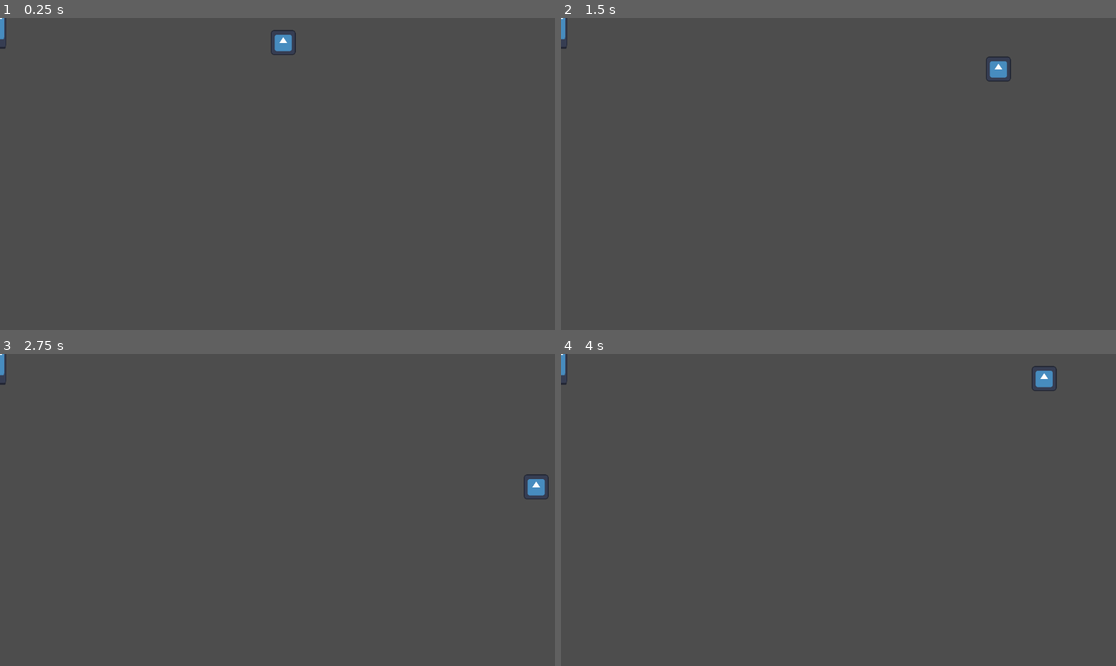
Above: before the commit, frames 1-4 (two rows, left to right).
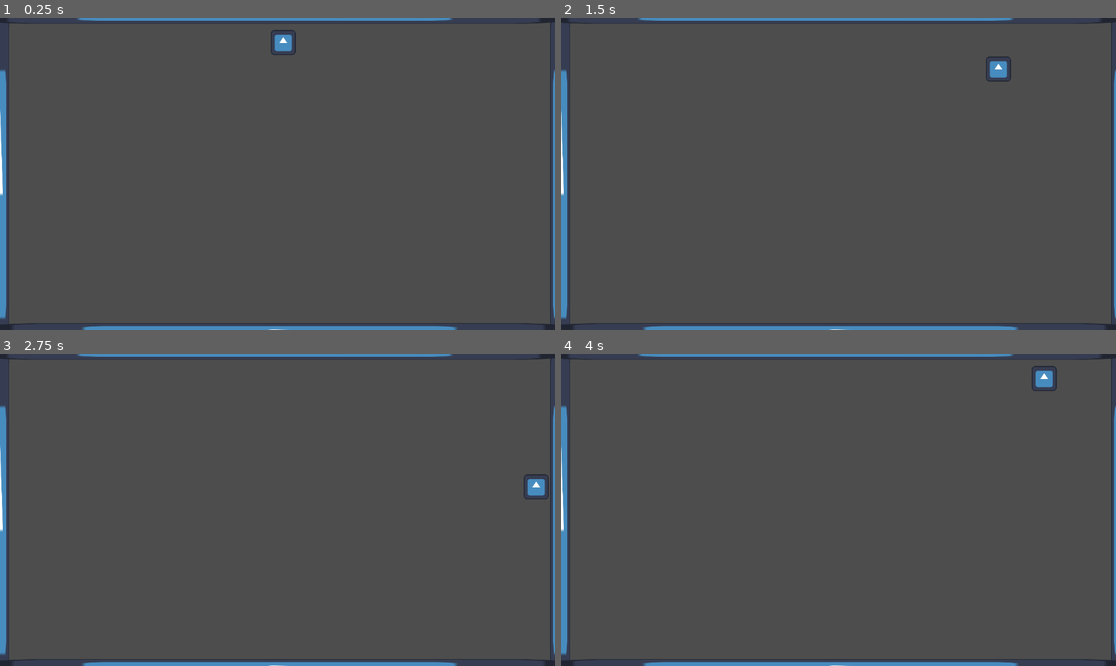
Above: after the commit, the same moments.

Repository: SamCPollock/MeerkaChase
Game: Godot game, scene res://RootScene.tscn
Same seed, same stepped clock (60 frames per second), same inputs: the game is played once before the commit and once after it. The engine's default icon, where the game draws it, is replaced by a stand-in: a white triangle on a blue panel in a dark square.
Inputs:
- Up to frame 1 (0.25 s): no input
- Up to frame 2 (1.5 s): hold D (right) 0.53-1.28 s; hold S (down) from 1.28 s (still down)
- Up to frame 3 (2.75 s): release S (down) at 2.03 s; hold D (right) from 2.03 s (still down)
- Up to frame 4 (4 s): release D (right) at 2.78 s; hold W (up) 2.78-3.53 s; hold A (left) from 3.53 s (still down)

The runs differ from the first frame. In frame 1, 3.6% of the frame differs, in the area x 0-100%, y 0-100%; in frame 2, 3.6%; in frame 3, 3.6%; in frame 4, 3.6%.
Error after the commit: Invalid call. Nonexistent function 'is_type' in base 'Area2D'. (res://Player.gd:30)

Commit message:
oops, the actual changes for the last commit

Diff:
--- a/Player.gd
+++ b/Player.gd
@@ -23,3 +23,9 @@
 		direction = (Vector2.LEFT)
 	if Input.is_action_just_pressed("right") and direction != Vector2.LEFT:
 		direction = (Vector2.RIGHT)
+
+
+
+func _on_area_2d_area_entered(area):
+	if (area.is_type("Wall.tscn")):
+		print("I died!")
--- a/Player.tscn
+++ b/Player.tscn
@@ -31,3 +31,11 @@
 
 [node name="Sprite2D" type="Sprite2D" parent="."]
 texture = ExtResource("1_hl6kg")
+
+[node name="Area2D" type="Area2D" parent="."]
+
+[node name="CollisionShape2D" type="CollisionShape2D" parent="Area2D"]
+shape = SubResource("CircleShape2D_nbel6")
+script = SubResource("GDScript_p3qd5")
+
+[connection signal="area_entered" from="Area2D" to="." method="_on_area_2d_area_entered"]
--- a/RootScene.tscn
+++ b/RootScene.tscn
@@ -8,4 +8,20 @@
 [node name="Player" parent="." instance=ExtResource("1_4gcoe")]
 position = Vector2(513, 51)
 
+[node name="Wall" parent="." instance=ExtResource("2_ot8sh")]
+position = Vector2(0, 354)
+scale = Vector2(1.48, 6.12)
+
 [node name="Wall2" parent="." instance=ExtResource("2_ot8sh")]
+position = Vector2(1161, 354)
+scale = Vector2(1.48, 6.12)
+
+[node name="Wall3" parent="." instance=ExtResource("2_ot8sh")]
+position = Vector2(578, 653)
+rotation = 1.5708
+scale = Vector2(1.48, 9.2)
+
+[node name="Wall4" parent="." instance=ExtResource("2_ot8sh")]
+position = Vector2(568, -7)
+rotation = 1.5708
+scale = Vector2(1.48, 9.2)
